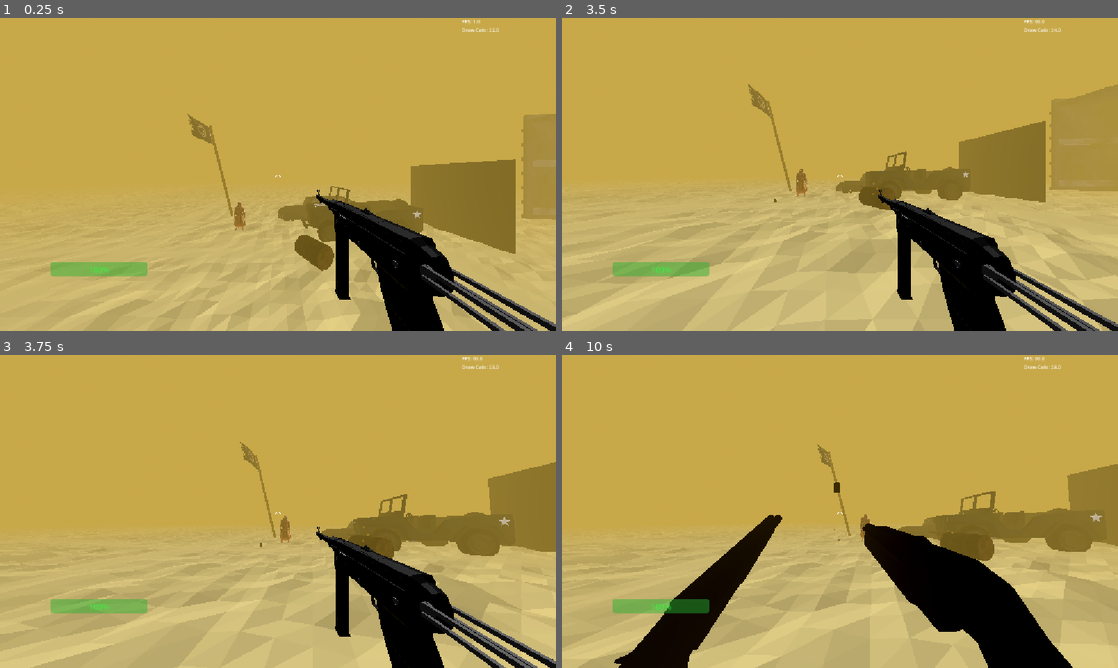
Above: before the commit, frames 1-4 (two rows, left to right).
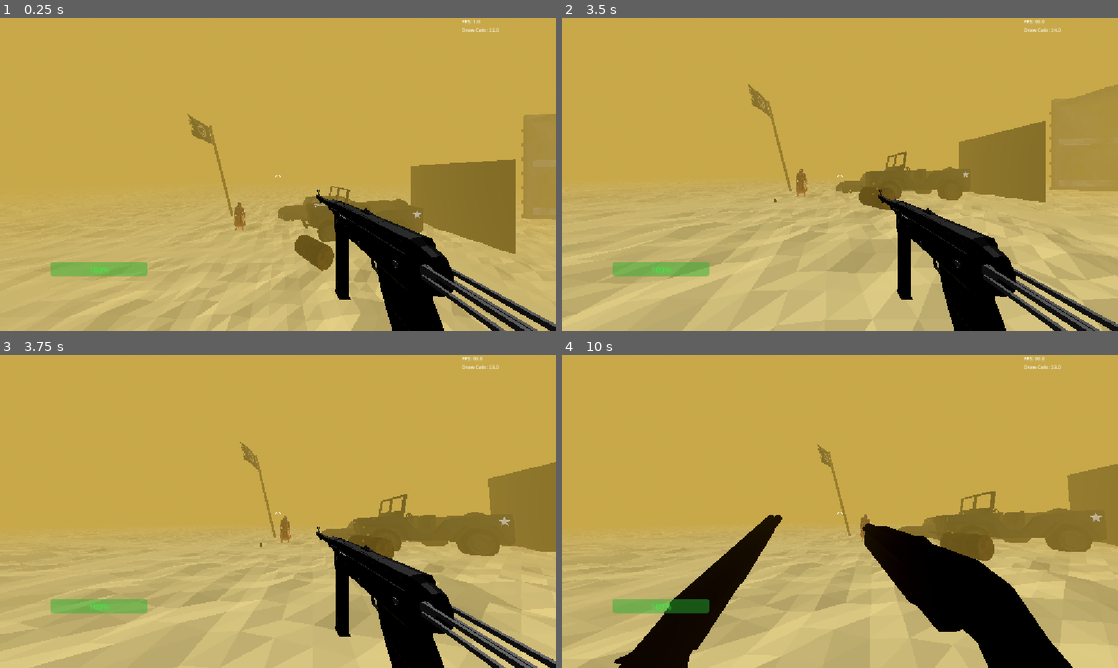
Above: after the commit, the same moments.

Repository: dinazaber/Desolate-Delivery
Game: Godot game, scene res://Scenes/AirBase.tscn
Two runs of this game, one before a commit and one after it. Both use one fixed random seed, a clock stepped at 60 frames per second and the inputs below. This scene is started directly instead of the project's main scene.
Inputs (mouse positions are in pixels of both pictures, inside the frame that each line leads up to):
- Up to frame 1 (0.25 s): no input
- Up to frame 2 (3.5 s): move the mouse to (812, 237) at 0.52 s; tap A (A) at 0.6, 3.05 s; click (812, 237) at 0.67 s; tap R (R) at 0.8, 1.35 s; move the mouse to (878, 177) at 1.27 s; tap S (S) at 1.55, 2.1 s; move the mouse to (795, 171) at 2.02 s; tap W (W) at 2.3, 2.85 s; move the mouse to (845, 174) at 2.77 s
- Up to frame 3 (3.75 s): move the mouse to (255, 505) at 3.52 s; tap 1 (1) at 3.6 s
- Up to frame 4 (10 s): tap R (R) at 3.8, 6.8, 8.85, 9.8 s; move the mouse to (867, 511) at 4.27 s; tap 2 (2) at 4.35 s; tap S (S) at 4.55, 7.55 s; move the mouse to (812, 511) at 5.02 s; tap 3 (3) at 5.1 s; tap W (W) at 5.3, 8.3 s; move the mouse to (851, 505) at 5.77 s; tap A (A) at 5.85, 9.05 s; move the mouse to (834, 517) at 6.52 s; hold Ctrl (Ctrl) 6.53-7.28 s; move the mouse to (878, 514) at 7.27 s; tap D (D) at 7.35 s; move the mouse to (795, 508) at 8.02 s; press the mouse at (795, 508) at 8.03 s; move the mouse to (845, 511) at 8.77 s; release the mouse at (845, 511) at 8.78 s; move the mouse to (817, 505) at 9.52 s; right-click (817, 505) at 9.6 s

Frames 1-3 are identical in both runs. In frame 4, less than 0.1% of the frame differs, in the area x 48-89%, y 3-60%.
Error before the commit: Invalid call. Nonexistent function 'hit' in base 'StaticBody3D'. (res://Scripts/grenade.gd:37)
Error after the commit: Invalid call. Nonexistent function 'hit' in base 'StaticBody3D'. (res://Scripts/grenade.gd:43)

Commit message:
grenade fix
fixed the grenade being able to be shot multiple times, thus, exploding multiple times

Diff:
--- a/Scripts/grenade.gd
+++ b/Scripts/grenade.gd
@@ -1,6 +1,7 @@
 extends RigidBody3D
 
 var got_shot: bool = false
+var exploded: bool = false
 
 @onready var smoke: GPUParticles3D = $Smoke
 @onready var fire: GPUParticles3D = $Fire
@@ -27,9 +28,14 @@
 	explosion_box_big.visible = true
 	current_exposion_box = explosion_box_big
 	current_damage = grenade_damage_big
-	explode()
+	if !exploded:
+		explode()
 
 func explode():
+	exploded = true
+	$GenadeMesh.visible = false
+	$hitBox_shotTrigger.visible = false
+
 	$trauma_causer.cause_trauma()
 	if current_exposion_box.has_overlapping_bodies():
 		var bodies = current_exposion_box.get_overlapping_bodies()
@@ -37,8 +43,6 @@
 			body.hit(current_damage, "player")
 			body.knockBack(body.global_position - global_position, current_damage/15, 0.1)
 
-
-	$GenadeMesh.visible = false
 	if got_shot:
 		debris.emitting = true
 	smoke.emitting = true
@@ -48,7 +52,7 @@
 	queue_free()
 
 func _on_timer_timeout() -> void:
-	if !got_shot:
+	if !got_shot and !exploded:
 		explode()
 
 # --- Anti-Error Function Dump ---
